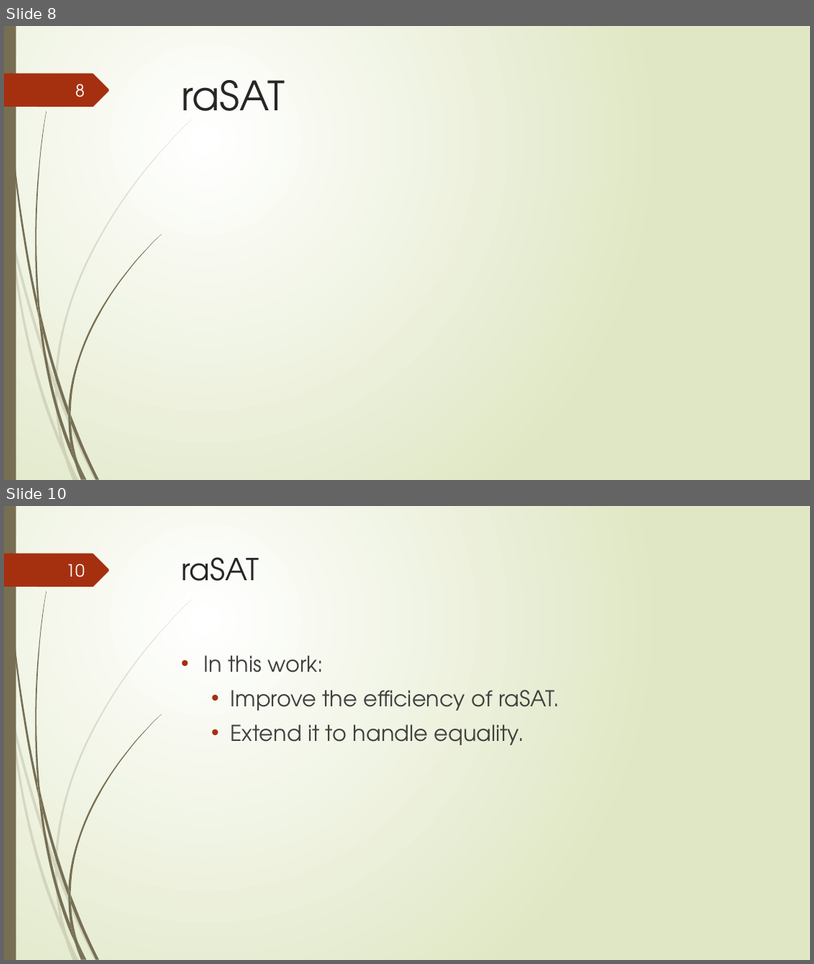
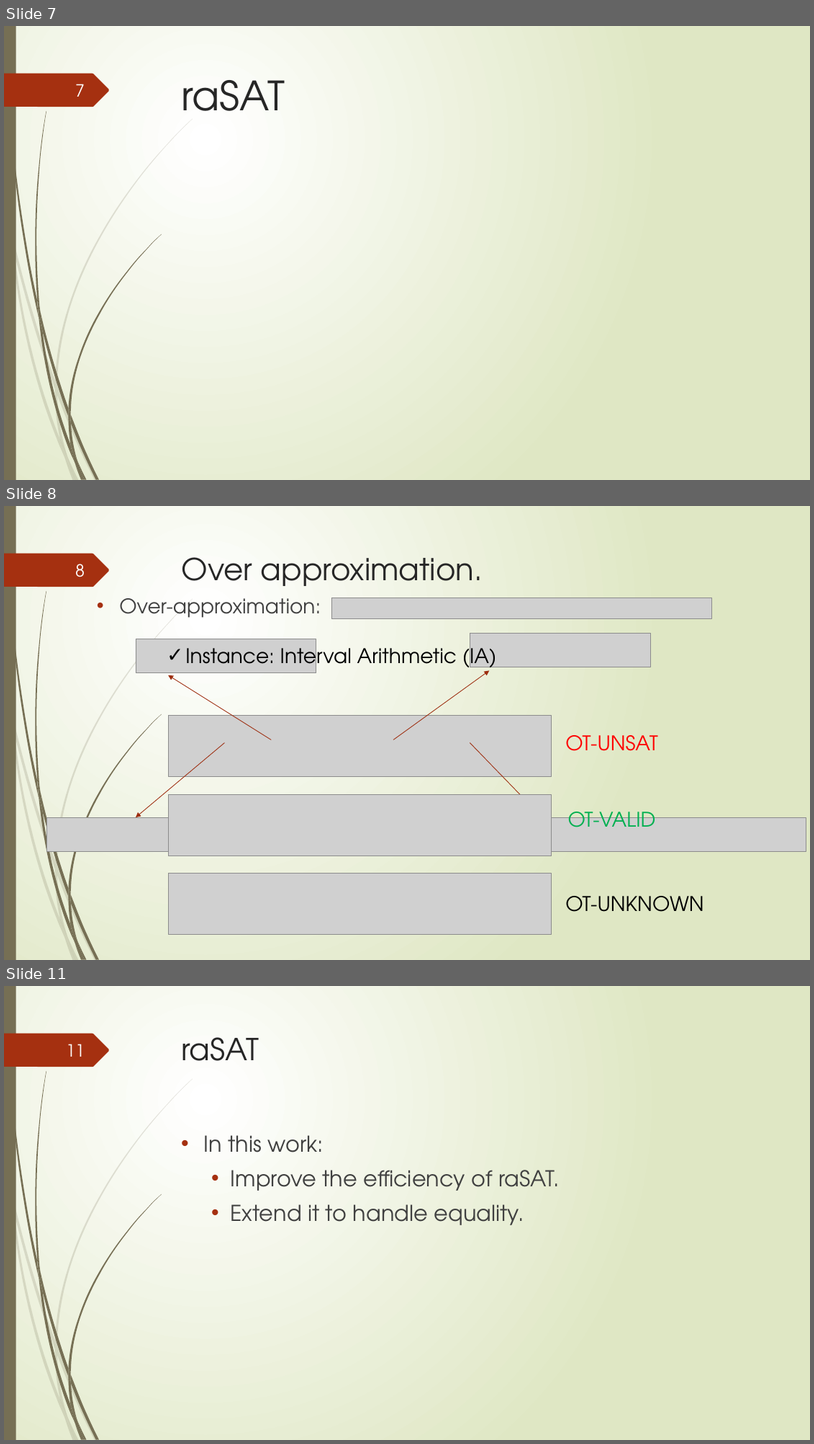
Before and after one commit to tungvx/raSAT, a slide deck: report/midterm.pptx. Shown one above the other, each under a label of ours: slides 8 and 10 before the commit, slides 7, 8 and 11 after it; the slides between them are not shown. The pictures are 814x964 and 814x1444 pixels, drawn with LibreOffice and Linux fonts; fonts in the diff are those of the drawing; grey boxes stand for pictures. Boxes give left, top, right and bottom in pixels: in the first picture for what was removed or moved away, otherwise in the second. Text is boxed around its words. In the diff, an @@ line names an element or a change of style, - is before the commit and + after.

```diff
--- a/report/midterm.pptx
+++ b/report/midterm.pptx
@@ slide 8 added at [4, 506, 810, 960], background gradient #FFFFFF to #DFE8C4; not listed: 24 template elements that a slide beside it also shows @@
@@ page number added at [75, 564, 85, 577], 20 pt, text #FEFFFF @@
+8
@@ title added at [182, 557, 483, 586], 36 pt, text #262626 @@
+Over approximation.
@@ text added at [119, 598, 321, 618], 24 pt, text #404040 @@
+• Over-approximation:
@@ picture added at [332, 598, 712, 619] @@
@@ picture added at [471, 633, 651, 667] @@
@@ picture added at [136, 639, 316, 673] @@
@@ text added at [185, 641, 497, 672], 24 pt, text #000000 @@
+✓ Instance: Interval Arithmetic (IA)
@@ arrow added from (271, 739) to (169, 675), #9E2E0F 0.75 pt @@
@@ arrow added from (394, 739) to (490, 671), #9E2E0F 0.75 pt @@
@@ picture added at [169, 716, 552, 777] @@
@@ arrow added from (225, 743) to (136, 817), #9E2E0F 0.75 pt @@
@@ arrow added from (471, 743) to (543, 817), #9E2E0F 0.75 pt @@
@@ text added at [566, 735, 658, 751], 24 pt, text #FF0000 @@
+OT-UNSAT
@@ picture added at [169, 795, 552, 856] @@
@@ picture added at [47, 817, 405, 851] @@
@@ picture added at [449, 817, 807, 851] @@
@@ text added at [568, 811, 656, 827], 24 pt, text #00B050 @@
+OT-VALID
@@ picture added at [169, 873, 552, 934] @@
@@ text added at [566, 896, 704, 911], 24 pt, text #000000 @@
+OT-UNKNOWN
@@ what was slide 8 is now slide 7 @@
@@ page number at [75, 84, 85, 97]: text changed @@
-8
+7
@@ what was slide 10 is now slide 11 @@
@@ page number at [66, 1044, 85, 1057]: text changed @@
-10
+11
```
Also in this commit, not shown: 9 slides changed, 3 other slides added, 5 slides removed, 6 other files.
